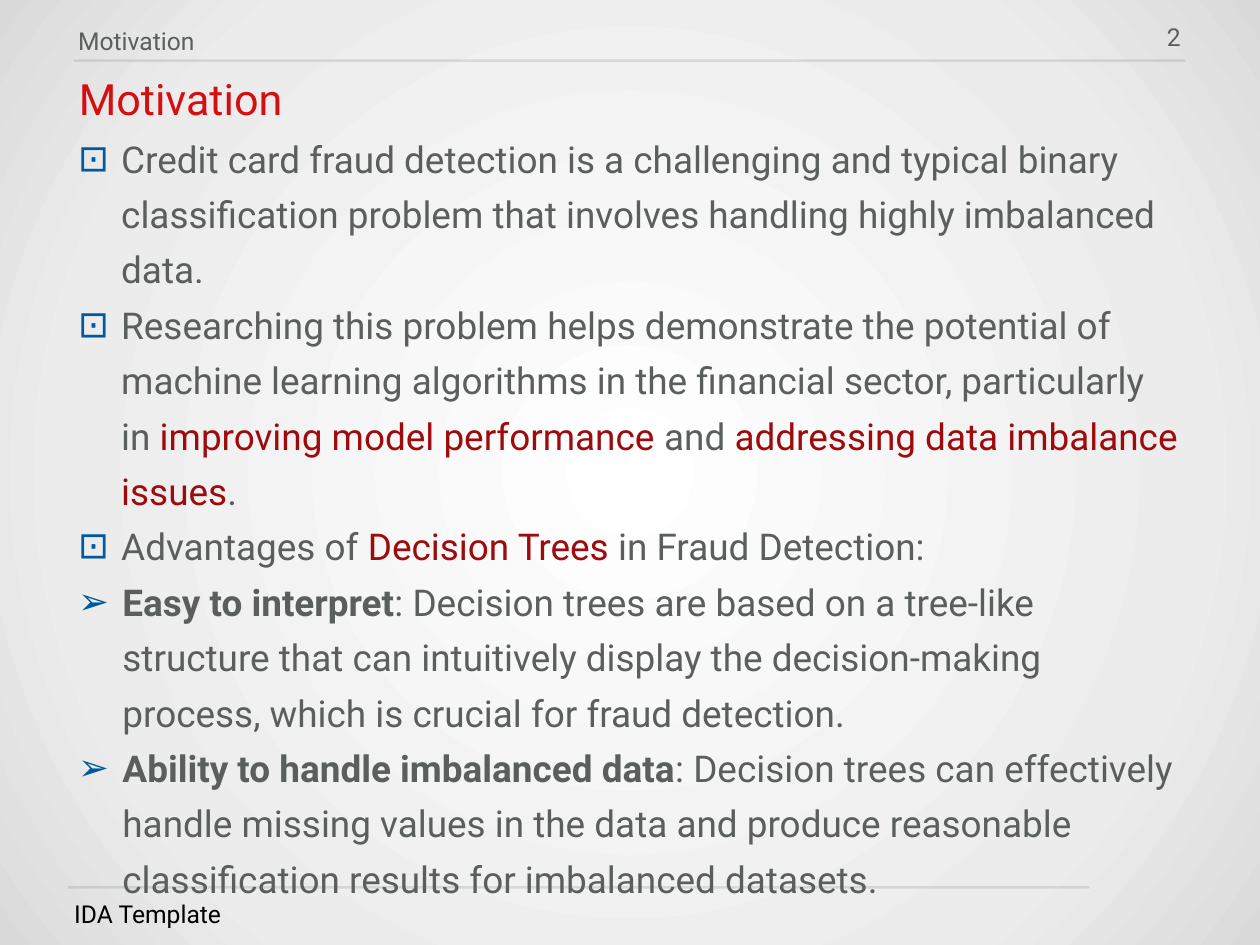
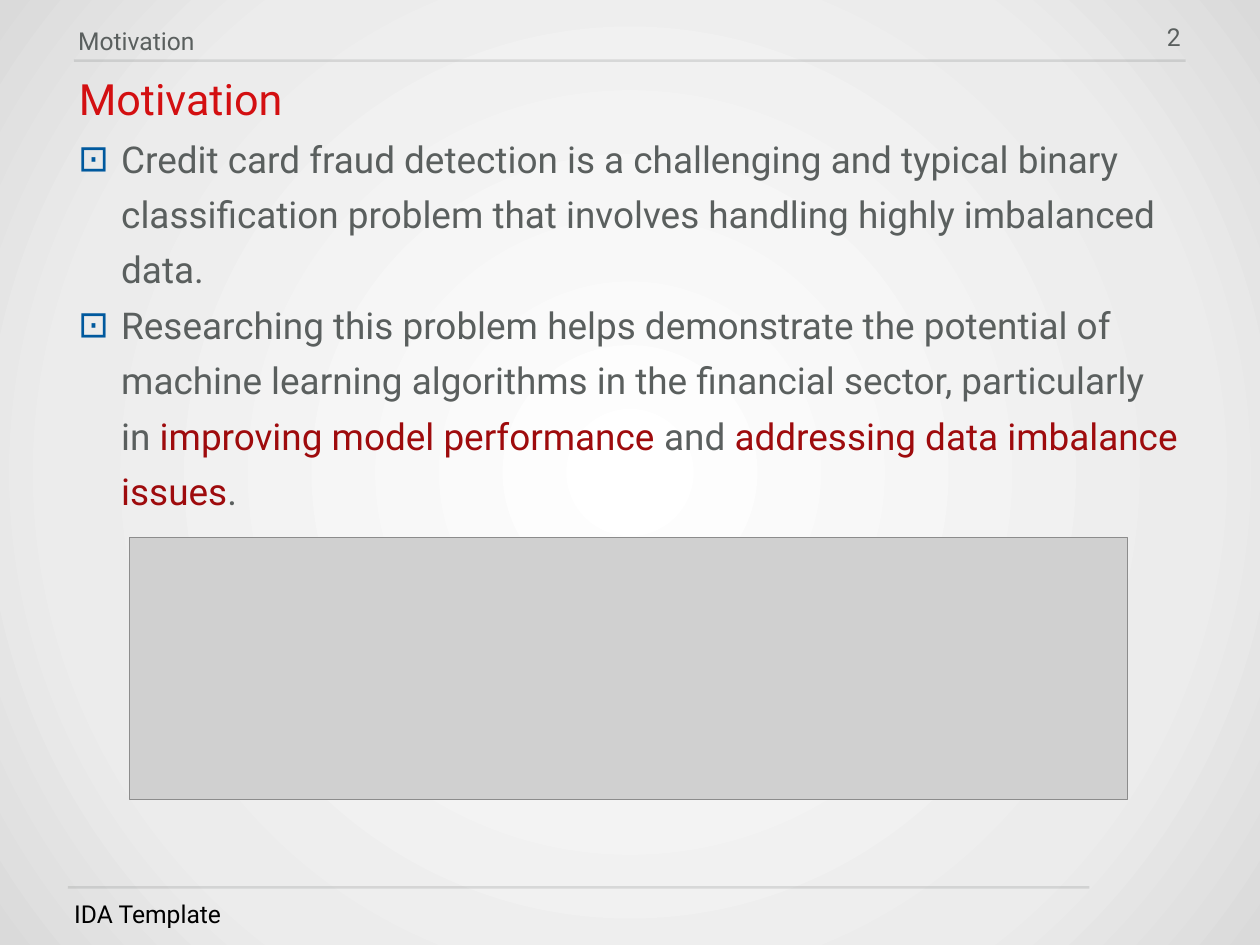
Before and after one commit to HWTeng-Teaching/202409-ML-FinTech, a slide deck: slide 2 of projects/5_機器學習應用於偵測信用卡詐欺的績效評估.pptx. Drawn at 1260x945 pixels with LibreOffice and Linux fonts; fonts in the diff are those of the drawing; grey boxes stand for pictures; background and template pictures are left out. Boxes give left, top, right and bottom in pixels: in the first picture for what was removed or moved away, otherwise in the second. Text is boxed around its words. In the diff, an @@ line names an element or a change of style, - is before the commit and + after.

```diff
--- a/projects/5_機器學習應用於偵測信用卡詐欺的績效評估.pptx
+++ b/projects/5_機器學習應用於偵測信用卡詐欺的績效評估.pptx
@@ text at box(121, 532, 1172, 894): paragraphs removed @@
-⊡ Advantages of Decision Trees in Fraud Detection:
-    ➢ Easy to interpret: Decision trees are based on a tree-like structure that can intuitively display the decision-making process, which is crucial for fraud detection.
-    ➢ Ability to handle imbalanced data: Decision trees can effectively handle missing values in the data and produce reasonable classification results for imbalanced datasets.
@@ picture added at box(130, 538, 1128, 799) @@
```
Also in this commit, not shown: 1 slide added.
